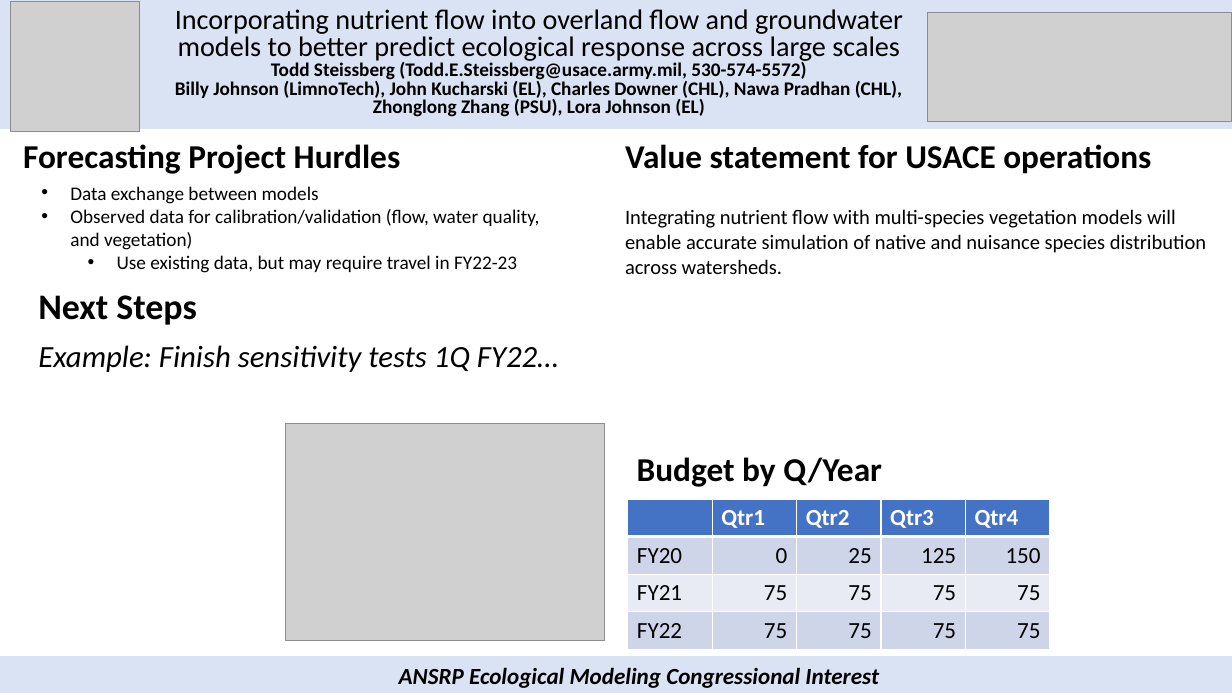
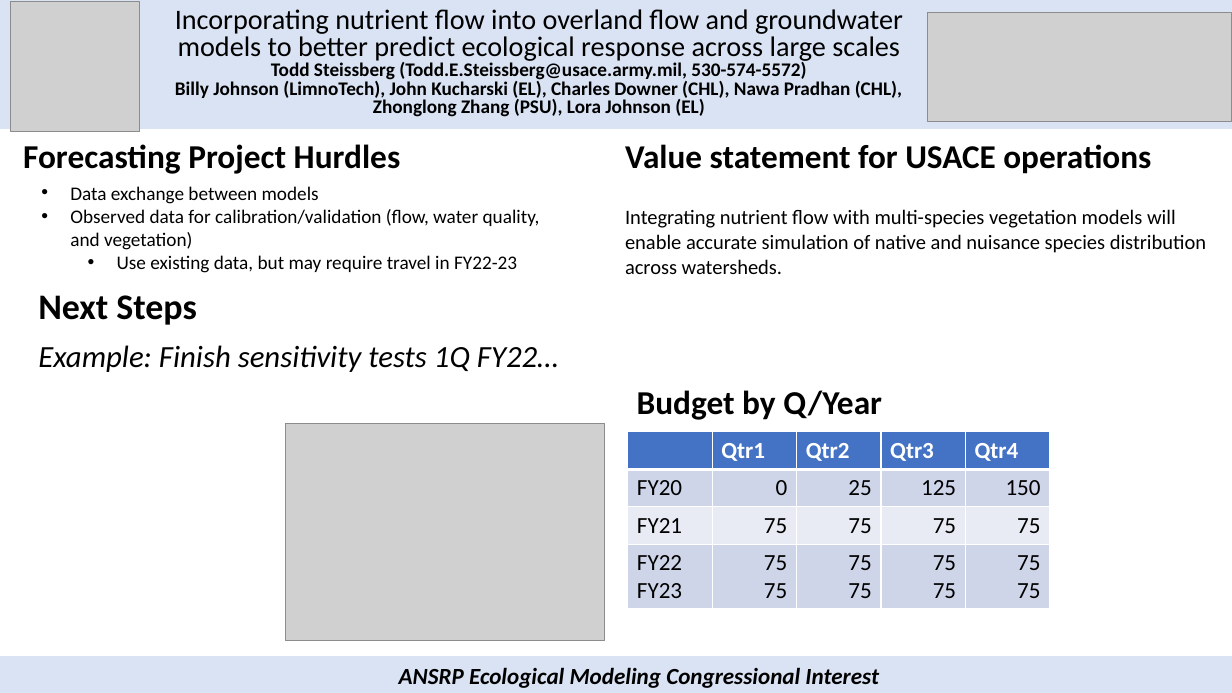
Before and after one commit to EcohydrologyTeam/Share, a slide deck: slide 2 of ANSRP-EcoMod-IPR/2021-10-19 Ecofutures IPR/Steissberg - ANSRP Eco Mod_IPR_FY22.pptx. Drawn at 1232x693 pixels with LibreOffice and Linux fonts; fonts in the diff are those of the drawing; grey boxes stand for pictures. Boxes give left, top, right and bottom in pixels: in the first picture for what was removed or moved away, otherwise in the second. Text is boxed around its words. In the diff, an @@ line names an element or a change of style, - is before the commit and + after.

```diff
--- a/ANSRP-EcoMod-IPR/2021-10-19 Ecofutures IPR/Steissberg - ANSRP Eco Mod_IPR_FY22.pptx
+++ b/ANSRP-EcoMod-IPR/2021-10-19 Ecofutures IPR/Steissberg - ANSRP Eco Mod_IPR_FY22.pptx
@@ text "Budget by Q/Year": place and size @@
-text "Budget by Q/Year" at (637,457,882,487)
+text "Budget by Q/Year" at (637,390,882,420)
@@ table at (628,432,1048,609) @@
-row 4: FY22 | 75 | 75 | 75 | 75
+row 4: FY22 / FY23 | 75 / 75 | 75 / 75 | 75 / 75 | 75 / 75
@@ table: place and size @@
-table at (628,499,1048,649)
+table at (628,432,1048,609)
```
Also in this commit, not shown: 2 other files.
